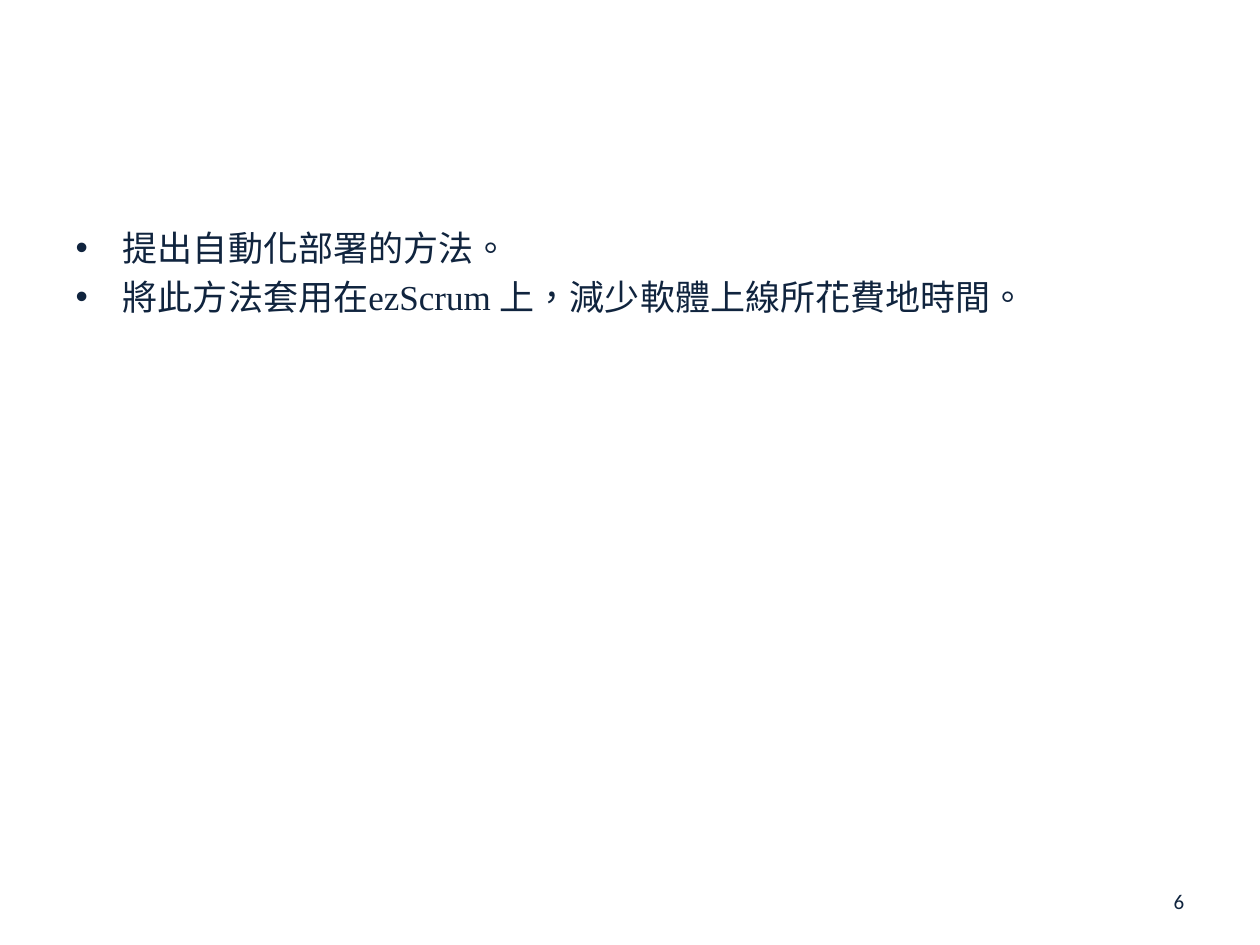
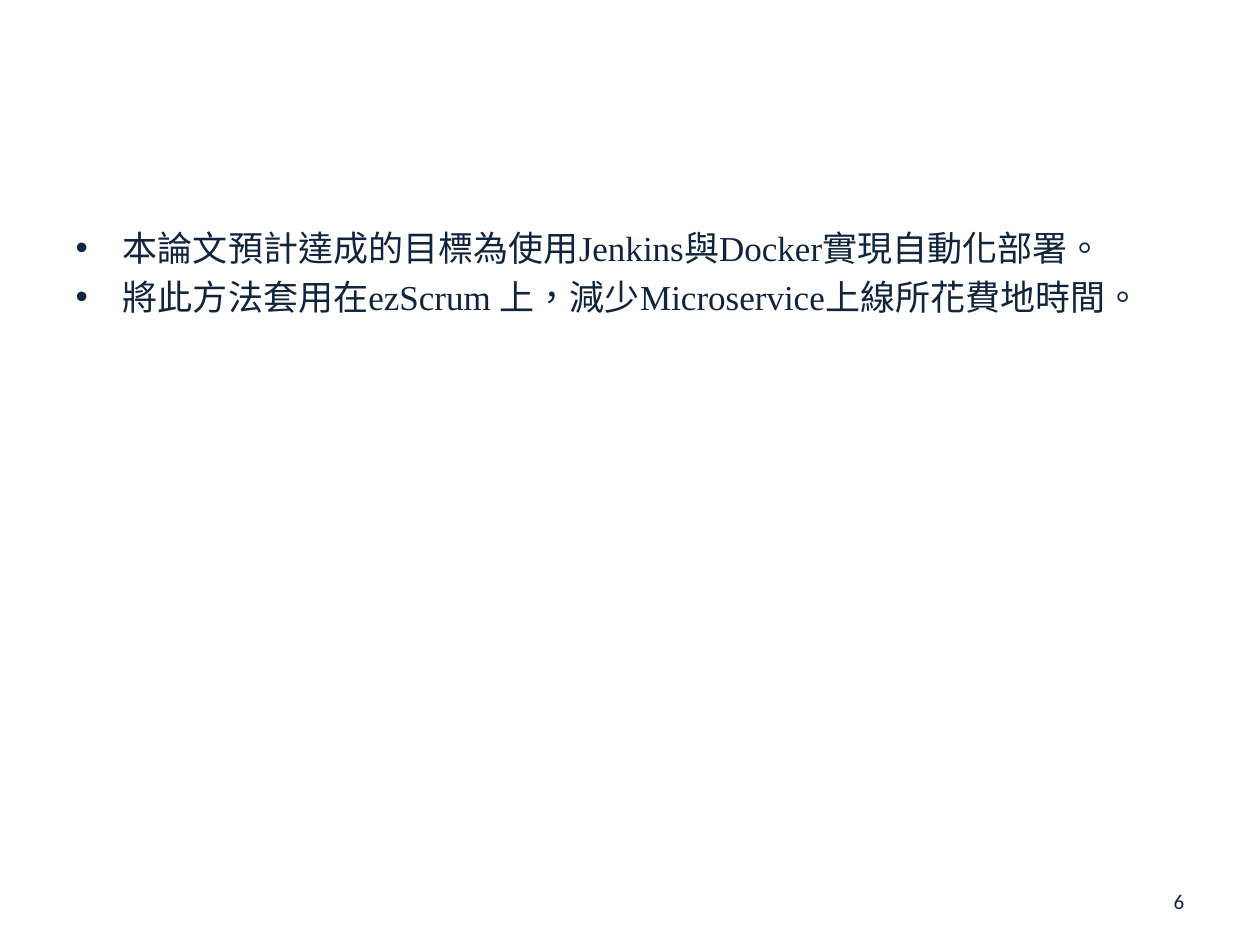
Before and after one commit to john78530/thesis, a slide deck: slide 6 of Oral.pptx. Drawn at 1260x945 pixels with LibreOffice and Linux fonts; fonts in the diff are those of the drawing; background and template pictures are left out. Boxes give left, top, right and bottom in pixels: in the first picture for what was removed or moved away, otherwise in the second. Text is boxed around its words. In the diff, an @@ line names an element or a change of style, - is before the commit and + after.

Commit message:
論文Prototype

```diff
--- a/Oral.pptx
+++ b/Oral.pptx
@@ text at (123,231,1141,313): text changed @@
-• 提出自動化部署的方法。
-• 將此方法套用在ezScrum 上，減少軟體上線所花費地時間。
+• 本論文預計達成的目標為使用Jenkins與Docker實現自動化部署。
+• 將此方法套用在ezScrum 上，減少Microservice上線所花費地時間。
```
Also in this commit, not shown: 11 other slides changed, 10 slides added, 12 slides removed, 1 other file.
